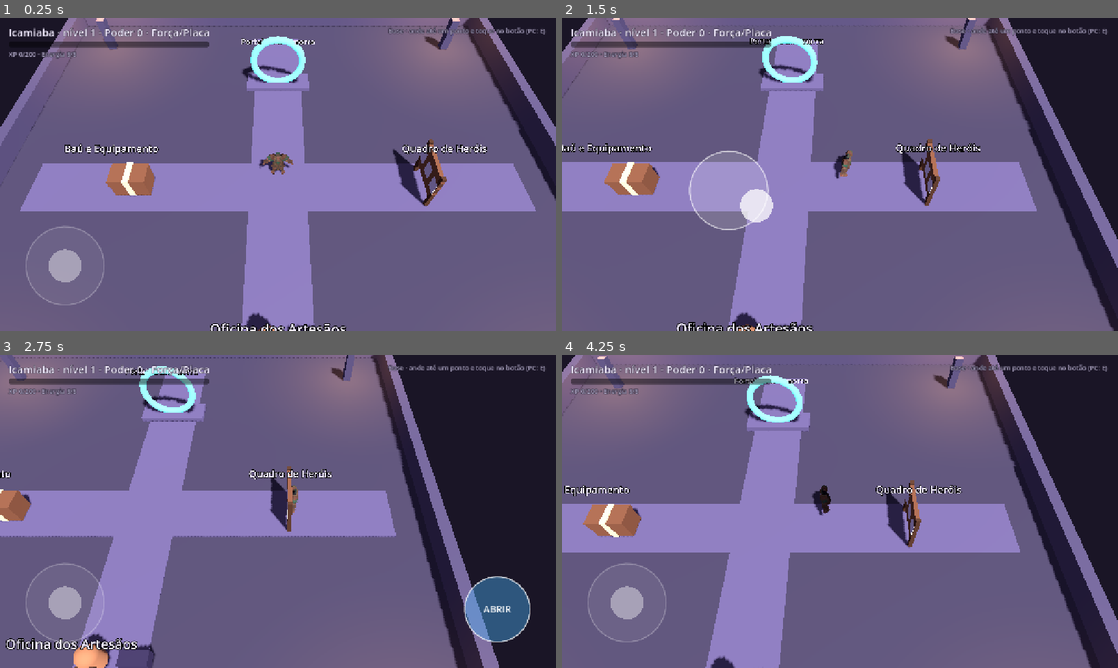
Above: before the commit, frames 1-4 (two rows, left to right).
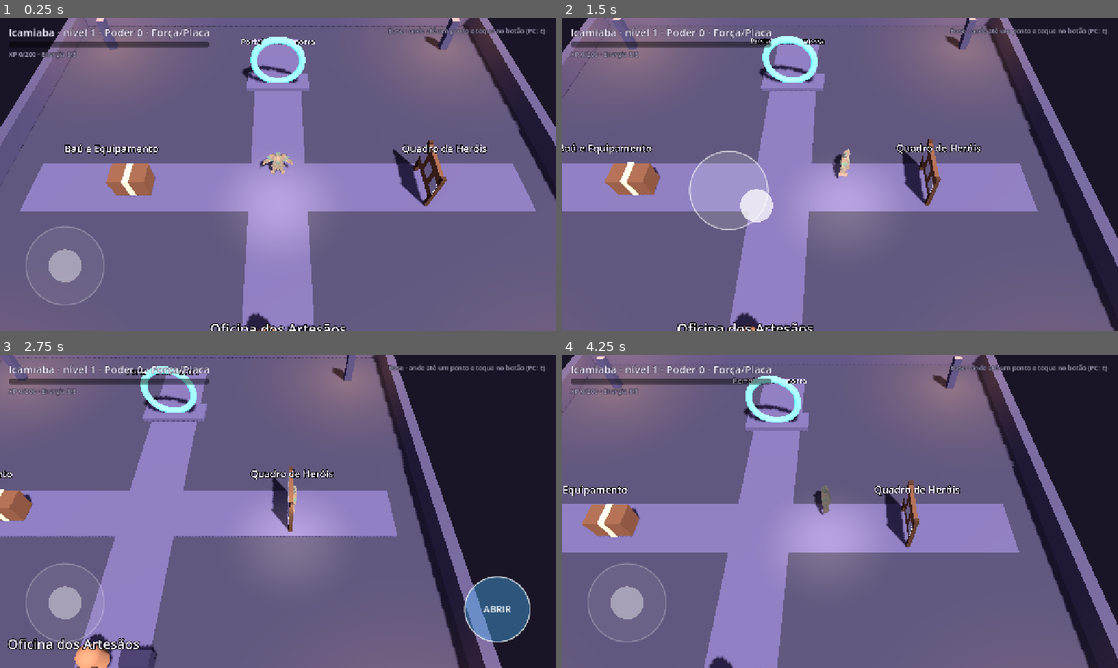
Above: after the commit, the same moments.

Repository: amazingmko/jogo-masmorra
Game: Godot game, scene res://game/scenes/hub.tscn
The game is run twice, just before and just after one commit, with the same random seed, the same clock (stepped at 60 frames per second) and the same inputs.
Inputs (mouse positions are in pixels of both pictures, inside the frame that each line leads up to):
- Up to frame 1 (0.25 s): no input
- Up to frame 2 (1.5 s): tap Enter at 0.5 s; move the mouse to (962, 158) at 0.52 s; hold D (move_right) 0.53-1.25 s; tap Q (form) at 0.6 s; click (962, 158) at 0.67 s; drag from (728, 190) to (812, 237) at 1.27 s
- Up to frame 3 (2.75 s): move the mouse to (333, 442) at 2.02 s; hold D (move_right) from 2.03 s (still down); tap Q (form) at 2.1 s
- Up to frame 4 (4.25 s): release D (move_right) at 2.75 s; drag from (812, 574) to (673, 464) at 2.77 s; move the mouse to (1006, 558) at 3.52 s; hold A (move_left) from 3.53 s (still down); tap G at 3.6 s; tap Q (form) at 3.8 s

The runs differ from the first frame. In frame 1, 2.0% of the frame differs, in the area x 1-99%, y 2-98%; in frame 2, 3.3%; in frame 3, 4.4%, in the area x 0-91%, y 0-100%; in frame 4, 4.3%.

Commit message:
Icamiaba: movimento suave (interpolação de física), balanço sem tremer e cores legíveis de costas
Co-Authored-By: Claude Opus 5.5 <noreply@anthropic.com>
Claude-Session: https://claude.ai/code/session_01PxMUCP3EAMS7xMChCMNJhW

Diff:
--- a/game/scripts/gameplay/camera_follow.gd
+++ b/game/scripts/gameplay/camera_follow.gd
@@ -11,6 +11,8 @@
 
 
 func _ready() -> void:
+	# A câmera anda no ritmo da tela; o alvo, no da física (suavizado). Ela lê a posição suavizada.
+	physics_interpolation_mode = Node.PHYSICS_INTERPOLATION_MODE_OFF
 	_target = get_node_or_null(target_path)
 	if _target:
 		global_position = _target.global_position + offset
@@ -20,11 +22,12 @@
 ## Pula direto para o alvo (ao trocar de andar), sem deslizar pela masmorra.
 func snap() -> void:
 	if _target:
+		_target.reset_physics_interpolation()
 		global_position = _target.global_position + offset
 
 
 func _process(delta: float) -> void:
 	if _target == null:
 		return
-	var desired := _target.global_position + offset
+	var desired := _target.get_global_transform_interpolated().origin + offset
 	global_position = global_position.lerp(desired, clampf(follow_speed * delta, 0.0, 1.0))
--- a/game/scripts/gameplay/enemy.gd
+++ b/game/scripts/gameplay/enemy.gd
@@ -106,6 +106,7 @@
 
 func _ready() -> void:
 	add_to_group("enemies")
+	physics_interpolation_mode = Node.PHYSICS_INTERPOLATION_MODE_ON
 	collision_layer = Layers.ENEMIES
 	collision_mask = Layers.WORLD | Layers.ENEMIES
 	_rng.randomize()
--- a/game/scripts/gameplay/main.gd
+++ b/game/scripts/gameplay/main.gd
@@ -64,6 +64,8 @@
 
 
 func _ready() -> void:
+	# Suavização da física só no herói e nos inimigos (o resto é estático ou rápido demais para notar).
+	physics_interpolation_mode = Node.PHYSICS_INTERPOLATION_MODE_OFF
 	add_to_group("loot_listeners")
 	_hud.bind_player(_player)
 	_hud.restart_requested.connect(_back_to_hub)
@@ -132,6 +134,7 @@
 	var start := builder.rooms[layout.start_index]
 	_player.global_position = start.center() + Vector3(0, 0.1, 0)
 	_player.velocity = Vector3.ZERO
+	_player.reset_physics_interpolation()
 	_camera.snap()
 	_hud.minimap.show_layout(layout)
 	_hud.set_wave("Andar %d/%d · %s%s" % [floor_number, FLOORS, Difficulty.name_of(difficulty),
@@ -337,6 +340,7 @@
 	room.alive += 1
 	add_child(enemy)
 	enemy.global_position = at if at != Vector3.INF else room.random_point(_rng, _player.global_position, 5.0)
+	enemy.reset_physics_interpolation()
 	enemy.died.connect(_on_enemy_died)
 	enemy.summon_requested.connect(_on_summon_requested)
 	enemy.announced.connect(func(_e: Enemy, text: String) -> void: _hud.show_toast(text, Color("ffa53d")))
--- a/game/scripts/gameplay/player.gd
+++ b/game/scripts/gameplay/player.gd
@@ -71,6 +71,9 @@
 var _flash_material: StandardMaterial3D
 var _anim_t := 0.0
 var _lunge := 0.0
+var _moving := 0.0
+var _fill_light: OmniLight3D
+const MODEL_GLOW := 0.32
 
 ## Veneno, raízes e lentidão (ver StatusEffects).
 var status := StatusEffects.new()
@@ -82,6 +85,7 @@
 
 func _ready() -> void:
 	add_to_group("player")
+	physics_interpolation_mode = Node.PHYSICS_INTERPOLATION_MODE_ON
 	collision_layer = Layers.PLAYER
 	collision_mask = Layers.WORLD
 	_rng.randomize()
@@ -151,6 +155,7 @@
 
 func revive(at: Vector3) -> void:
 	global_position = at
+	reset_physics_interpolation()
 	velocity = Vector3.ZERO
 	_body.rotation = Vector3.ZERO
 	health.reset()
@@ -225,7 +230,6 @@
 	if controls_enabled:
 		var target_angle := atan2(_facing.x, _facing.z)
 		_body.rotation.y = lerp_angle(_body.rotation.y, target_angle, turn_speed * delta)
-	_animate_model(delta)
 	move_and_slide()
 
 
@@ -413,12 +417,46 @@
 	if new_hero.model == null:
 		return
 	_model = new_hero.model.instantiate()
+	# O balanço é feito no ritmo da tela (_process), fora da suavização da física.
+	_model.physics_interpolation_mode = Node.PHYSICS_INTERPOLATION_MODE_OFF
 	_body.add_child(_model)
+	if _fill_light == null:
+		# Luz suave do lado da câmera: o herói fica visível mesmo de costas para o sol.
+		_fill_light = OmniLight3D.new()
+		_fill_light.position = Vector3(0, 2.4, 2.0)
+		_fill_light.omni_range = 4.5
+		_fill_light.light_energy = 0.9
+		_fill_light.light_color = Color("fff1dc")
+		_fill_light.shadow_enabled = false
+		add_child(_fill_light)
 	_collect_meshes(_model)
+	_brighten_model()
 	_flash_material = StandardMaterial3D.new()
 	_flash_material.shading_mode = BaseMaterial3D.SHADING_MODE_UNSHADED
 	_flash_material.transparency = BaseMaterial3D.TRANSPARENCY_ALPHA
 	_flash_material.albedo_color = Color(1, 0.25, 0.25, 0.55)
+
+
+## Brilho próprio fraco com a própria textura: as cores pintadas aparecem de qualquer ângulo,
+## inclusive de costas para o sol (estilo dos jogos de celular).
+func _brighten_model() -> void:
+	for mi in _model_meshes:
+		var mesh := mi.mesh
+		if mesh == null:
+			continue
+		for i in mesh.get_surface_count():
+			var src := mi.get_active_material(i) as BaseMaterial3D
+			if src == null:
+				continue
+			var mat := src.duplicate() as BaseMaterial3D
+			mat.emission_enabled = true
+			mat.emission = Color.WHITE
+			mat.emission_texture = src.albedo_texture
+			mat.emission_energy_multiplier = MODEL_GLOW
+			mat.emission_operator = BaseMaterial3D.EMISSION_OP_ADD
+			mat.roughness = maxf(src.roughness, 0.85)
+			mat.metallic = 0.0
+			mi.set_surface_override_material(i, mat)
 
 
 func _collect_meshes(node: Node) -> void:
@@ -428,18 +466,25 @@
 		_collect_meshes(child)
 
 
+func _process(delta: float) -> void:
+	_animate_model(delta)
+
+
 ## Enquanto não há animações: balança ao andar, inclina para a frente e dá um bote no ataque.
+## Tudo suave (sem cantos), para não parecer tremido.
 func _animate_model(delta: float) -> void:
 	if _model == null or health.is_dead:
 		return
-	var moving := clampf(Vector2(velocity.x, velocity.z).length() / maxf(move_speed, 0.1), 0.0, 1.0)
-	_anim_t += delta * (6.0 + 6.0 * moving)
-	_lunge = move_toward(_lunge, 0.0, delta * 6.0)
-	var bob := absf(sin(_anim_t)) * 0.07 * moving
-	var breathe := sin(_anim_t * 0.35) * 0.012 * (1.0 - moving)
-	_model.position = Vector3(0, bob, _lunge * 0.25)
-	_model.rotation = Vector3(0.12 * moving + 0.2 * _lunge, 0, sin(_anim_t) * 0.06 * moving)
-	_model.scale = Vector3.ONE * (1.0 + breathe)
+	var target := clampf(Vector2(velocity.x, velocity.z).length() / maxf(move_speed, 0.1), 0.0, 1.0)
+	_moving = lerpf(_moving, target, clampf(delta * 8.0, 0.0, 1.0))
+	_anim_t += delta * (2.0 + 7.0 * _moving)
+	_lunge = move_toward(_lunge, 0.0, delta * 5.0)
+	var step := (1.0 - cos(_anim_t * 2.0)) * 0.5  # 0..1, sobe e desce suave a cada passo
+	var bob := step * 0.035 * _moving
+	var breathe := sin(_anim_t * 0.5) * 0.01 * (1.0 - _moving)
+	_model.position = Vector3(0, bob, _lunge * 0.2)
+	_model.rotation = Vector3(0.08 * _moving + 0.18 * _lunge, 0, sin(_anim_t) * 0.025 * _moving)
+	_model.scale = Vector3(1.0, 1.0 + breathe, 1.0)
 
 
 func _flash_model() -> void:
--- a/game/scripts/hub/hub.gd
+++ b/game/scripts/hub/hub.gd
@@ -13,8 +13,10 @@
 
 func _ready() -> void:
 	get_tree().paused = false
+	physics_interpolation_mode = Node.PHYSICS_INTERPOLATION_MODE_OFF
 	_player.combat_enabled = false
 	_player.global_position = Vector3(0, 0.1, -1)
+	_player.reset_physics_interpolation()
 	# Câmera um pouco mais alta que na masmorra, para ver a praça inteira.
 	_camera.offset = Vector3(0, 15.0, 10.5)
 	_camera.snap()
--- a/project.godot
+++ b/project.godot
@@ -79,6 +79,10 @@
 3d_physics/layer_3="inimigos"
 3d_physics/layer_4="coletaveis"
 
+[physics]
+
+common/physics_interpolation=true
+
 [rendering]
 
 renderer/rendering_method="mobile"
--- a/tests/shot_bestiary.gd
+++ b/tests/shot_bestiary.gd
@@ -36,6 +36,8 @@
 		if _hero != "":
 			player.set_hero(root.get_node("ItemDB").get_hero(StringName(_hero)))
 		player.global_position = c + Vector3(0, 0.1, 6.0)
+		if "costas" in OS.get_cmdline_user_args():
+			player.get_node("Body").rotation.y = PI  # de costas para a câmera
 		player.process_mode = Node.PROCESS_MODE_DISABLED
 		_main.get_node("Camera").snap()
 	if _f == 20:
--- a/tools/setup_project.gd
+++ b/tools/setup_project.gd
@@ -58,6 +58,8 @@
 		ProjectSettings.set_setting("input/" + action, {"deadzone": 0.2, "events": events})
 	# No PC, o mouse faz as vezes do dedo (para testar o joystick de toque).
 	ProjectSettings.set_setting("input_devices/pointing/emulate_touch_from_mouse", true)
+	# Movimento suave em telas de 90/120/144 Hz (a física roda a 60 por segundo).
+	ProjectSettings.set_setting("physics/common/physics_interpolation", true)
 	var layer_names := ["mundo", "jogador", "inimigos", "coletaveis"]
 	for i in layer_names.size():
 		ProjectSettings.set_setting("layer_names/3d_physics/layer_%d" % (i + 1), layer_names[i])
